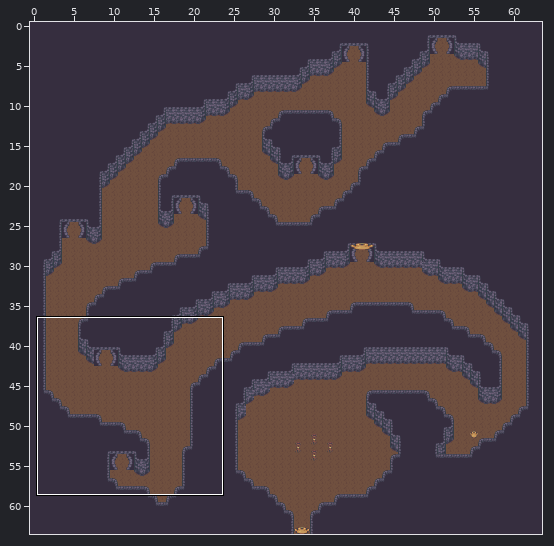
Tiled map: Projects/OmniBlade/Assets/Field/TileMaps/TombGround.tmx. Above, an overview of the earlier version with the close-up marked.
Close-up. Before the edit:
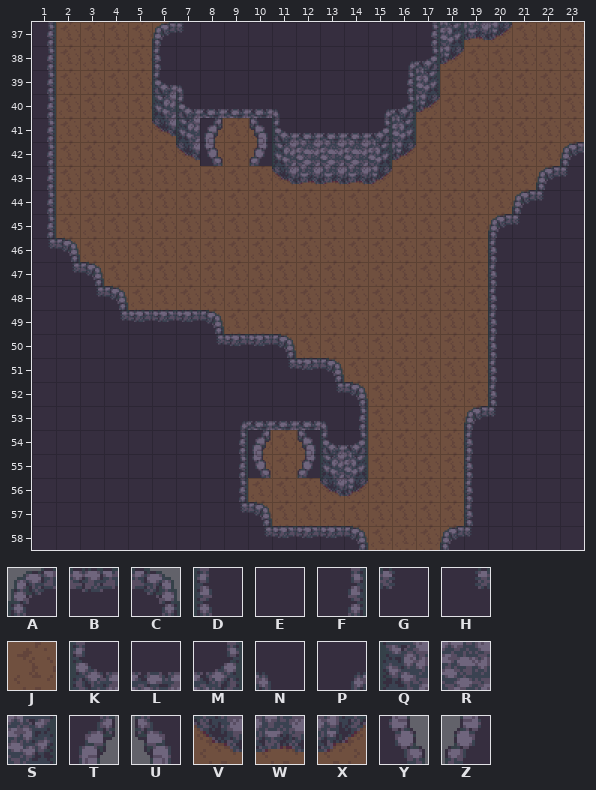
Cells are 48x48 px. Shown: x 1..23, y 37..58. The commit also changed other parts of the map, which this record leaves out.
Key: from "TombInner": A 480, B 481, C 482, D 531, E 532, F 533, G 534, H 535, J 577, K 582, L 583, M 584, N 585, P 586, Q 681, R 682, S 683, T 690, U 691, V 732, W 733, X 734, Y 741, Z 742.
_ is an empty cell, # one hidden under a higher layer.
Objects are placed by their top-left corner, in cells (3,4 is the top-left corner of cell 3,4); size is 1x1 cell unless given.
Layers that did not change in this view are not listed.
Layer "Floor" before, first column x 1:
37 #JJJJJ__________####JJJ
38 #JJJJ#__________##JJJJJ
39 #JJJJ#_________##JJJJJJ
40 #JJJJ#####_____##JJJJJJ
41 #JJJJ##JJJ######JJJJJJJ
42 #JJJJJ#JJJ######JJJJJJJ
43 #JJJJJJJJJ#####JJJJJJJ_
44 #JJJJJJJJJJJJJJJJJJJJ__
45 #JJJJJJJJJJJJJJJJJJJ___
46 #JJJJJJJJJJJJJJJJJJ#___
47 __JJJJJJJJJJJJJJJJJ#___
48 ___JJJJJJJJJJJJJJJJ#___
49 ____###JJJJJJJJJJJJ#___
50 ________##JJJJJJJJJ#___
51 ___________#JJJJJJJ#___
52 _____________JJJJJJ#___
53 _________#####JJJJJ____
54 ________#JJJ##JJJJ#____
55 ________#JJJ##JJJJ#____
56 ________#JJJ##JJJJ#____
57 _________JJJJJJJJJ#____
58 __________###JJJJJ_____
Layer "Furnishing" before, first column x 1:
37 F____AGEEEEEEEEEFSWX___
38 F____DEEEEEEEEEPMX_____
39 F____KNEEEEEEEEFS______
40 F____QK___NEEEPMX______
41 F____VQT_UKLLLMS_______
42 F_____VY_ZQRRRSX______A
43 F_________VWWWX______AG
44 F___________________AGE
45 F__________________AGEE
46 HC_________________DEEE
47 EHC________________DEEE
48 EEHC_______________DEEE
49 EEEHBBBC___________DEEE
50 EEEEEEEHBBC________DEEE
51 EEEEEEEEEEHBC______DEEE
52 EEEEEEEEEEEEHC_____DEEE
53 EEEEEEEEP___NF____AGEEE
54 EEEEEEEEFT_UKM____DEEEE
55 EEEEEEEEFY_ZQS____DEEEE
56 EEEEEEEEF___VX____DEEEE
57 EEEEEEEEHC________DEEEE
58 EEEEEEEEEHBBBC___AGEEEE
Once edited:
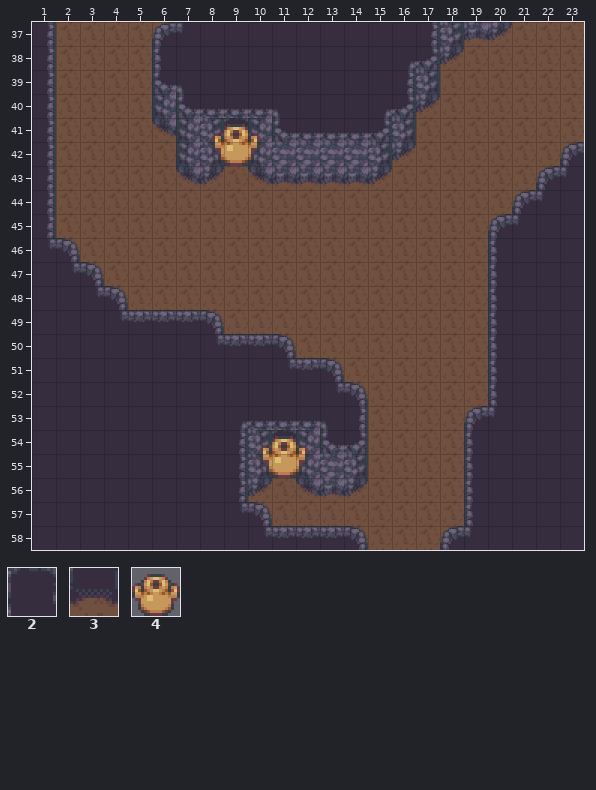
Further tiles: from "Castle": 2 684, 3 735; from "TombInner": 4 234.
Change:
Layer "Floor":
y 41: x 9 J -> 2
y 42: x 9 J -> 3
y 54: x 11 J -> 2
y 55: x 11 J -> 3
Layer "Furnishing":
y 41: x 8 T -> S; x 10 U -> Q
y 42: x 7..8 VY -> QS; x 10..11 ZQ -> QR
y 43: x 7..8 __ -> VX; x 10..11 _V -> VW
y 54: x 10 T -> S; x 12 U -> Q
y 55: x 10 Y -> S; x 12..13 ZQ -> QR
y 56: x 10 _ -> X; x 12..13 _V -> VW
Layer "Props":
added: 4 at 8.5,41 size 2x2
added: 4 at 10.5,54 size 2x2
Where, in picture pixels (left, top, right, bottom), the same in both close-ups:
changed: (176, 118, 293, 190)
changed: (248, 430, 341, 502)
